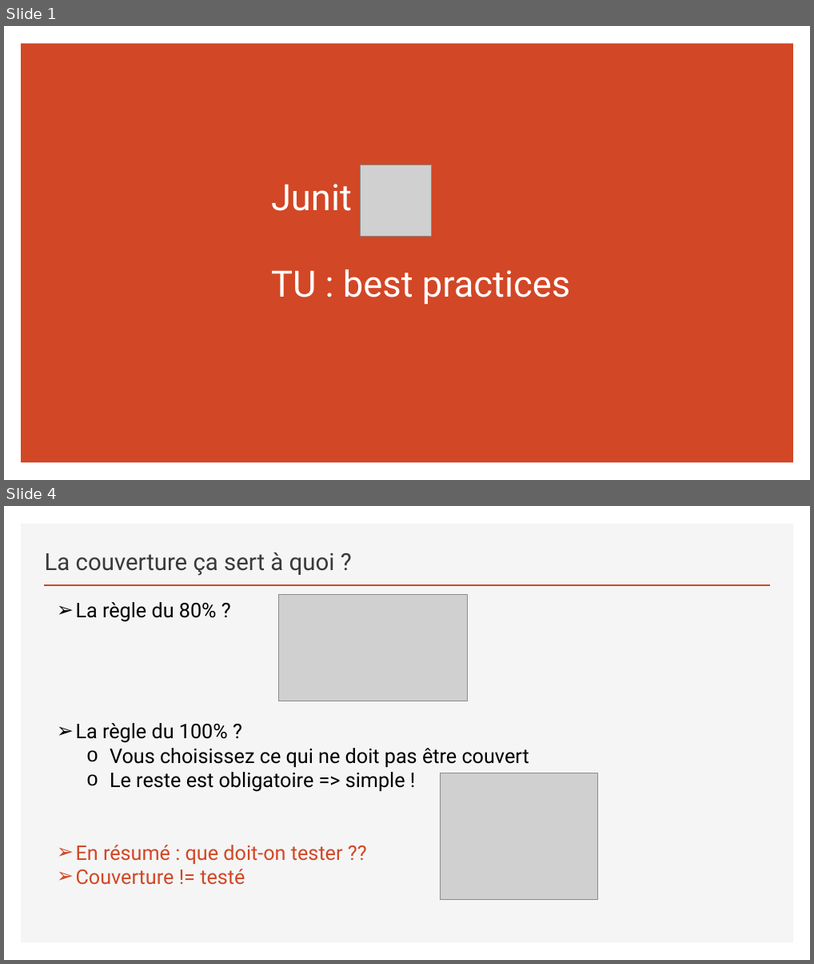
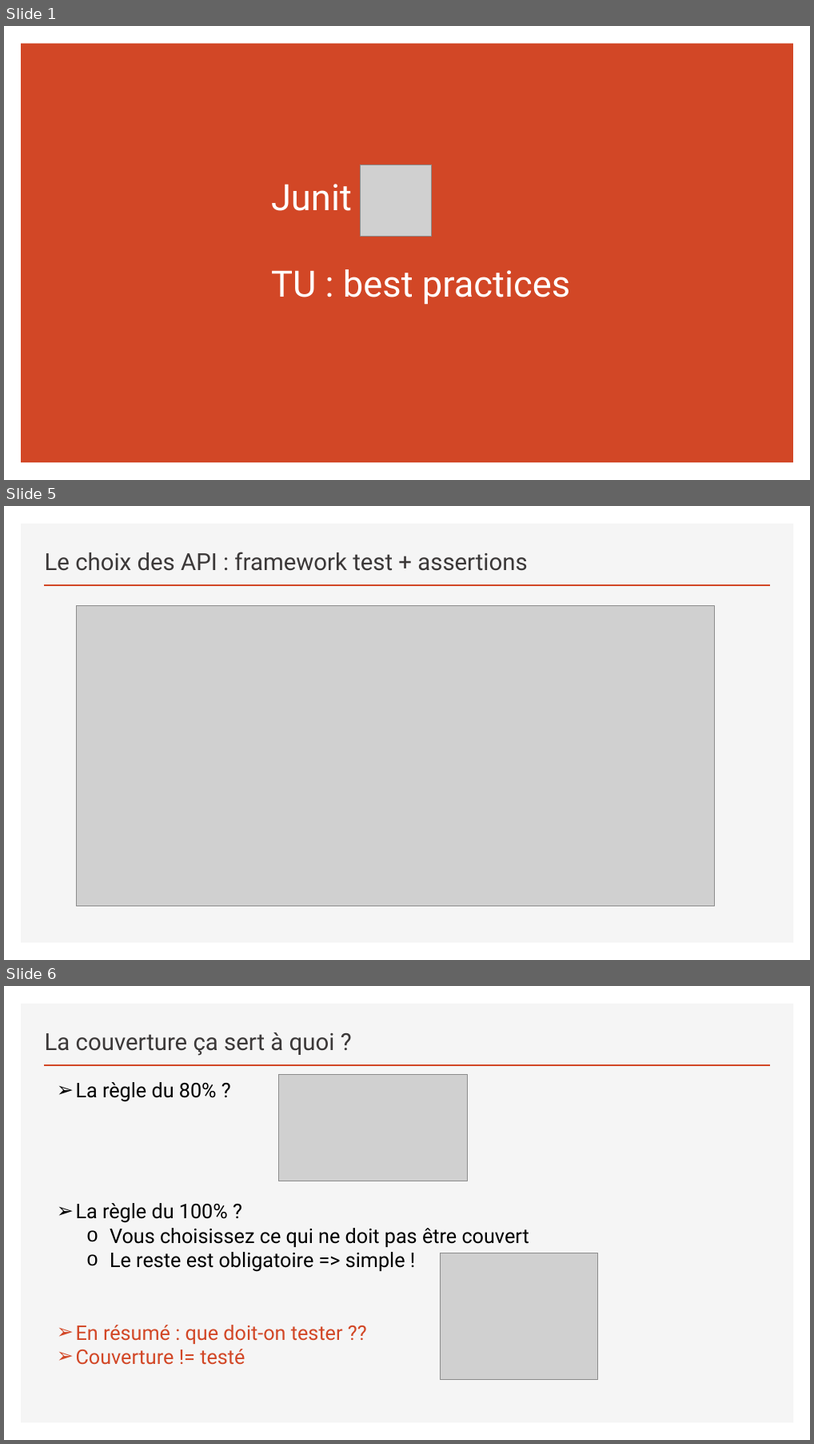
Before and after one commit to sebzuki/junit5, a slide deck: Junit5-TU-BP.pptx. Shown one above the other, each under a label of ours: slides 1 and 4 before the commit, slides 1, 5 and 6 after it; the slides between them are not shown. The pictures are 814x964 and 814x1444 pixels, drawn with LibreOffice and Linux fonts; fonts in the diff are those of the drawing; grey boxes stand for pictures. Boxes give left, top, right and bottom in pixels: in the first picture for what was removed or moved away, otherwise in the second. Text is boxed around its words. In the diff, an @@ line names an element or a change of style, - is before the commit and + after.

```diff
--- a/Junit5-TU-BP.pptx
+++ b/Junit5-TU-BP.pptx
@@ slide 5 added at <box>4,506,810,960</box>, background #FFFFFF; not listed: 2 template elements that a slide beside it also shows @@
@@ title added at <box>45,552,527,571</box>, 28 pt, text #3B3838 @@
+Le choix des API : framework test + assertions
@@ picture added at <box>76,606,715,906</box> @@
@@ what was slide 4 is now slide 6 @@
```
Also in this commit, not shown: 2 slides changed, 1 other slide added.
